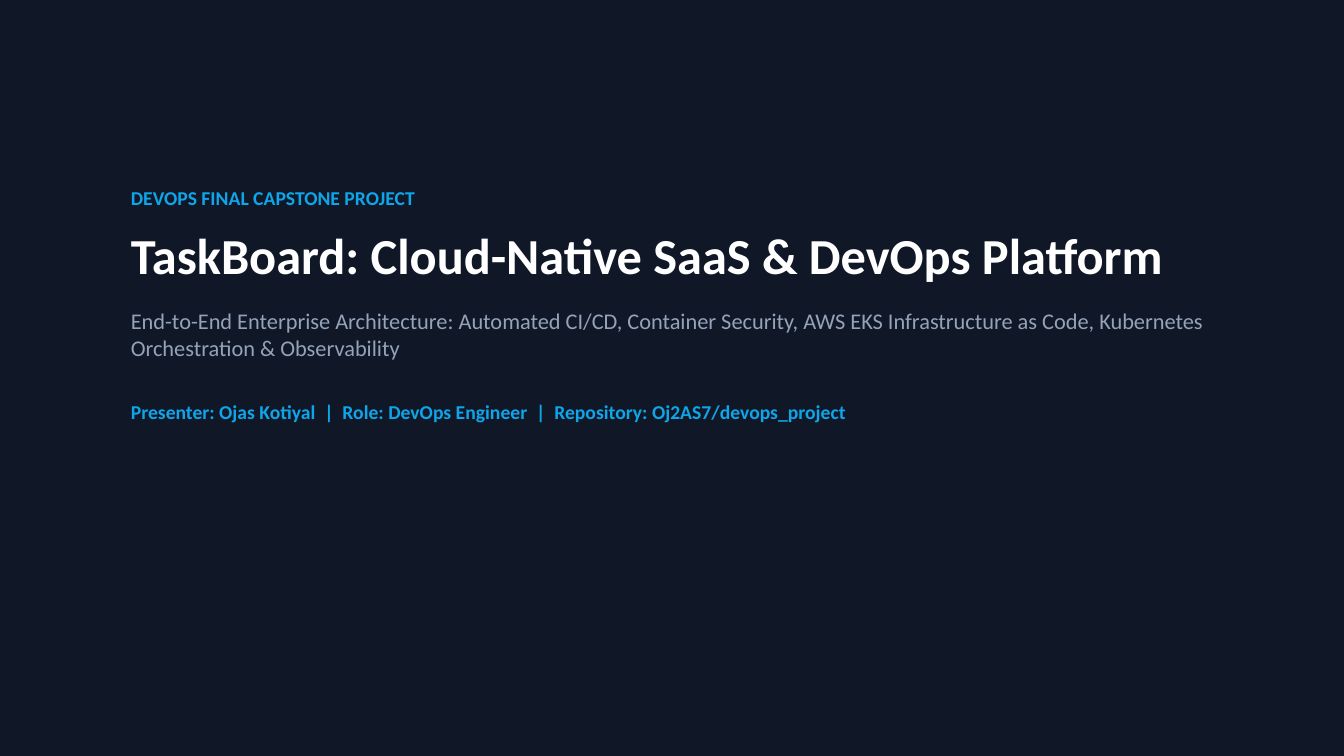
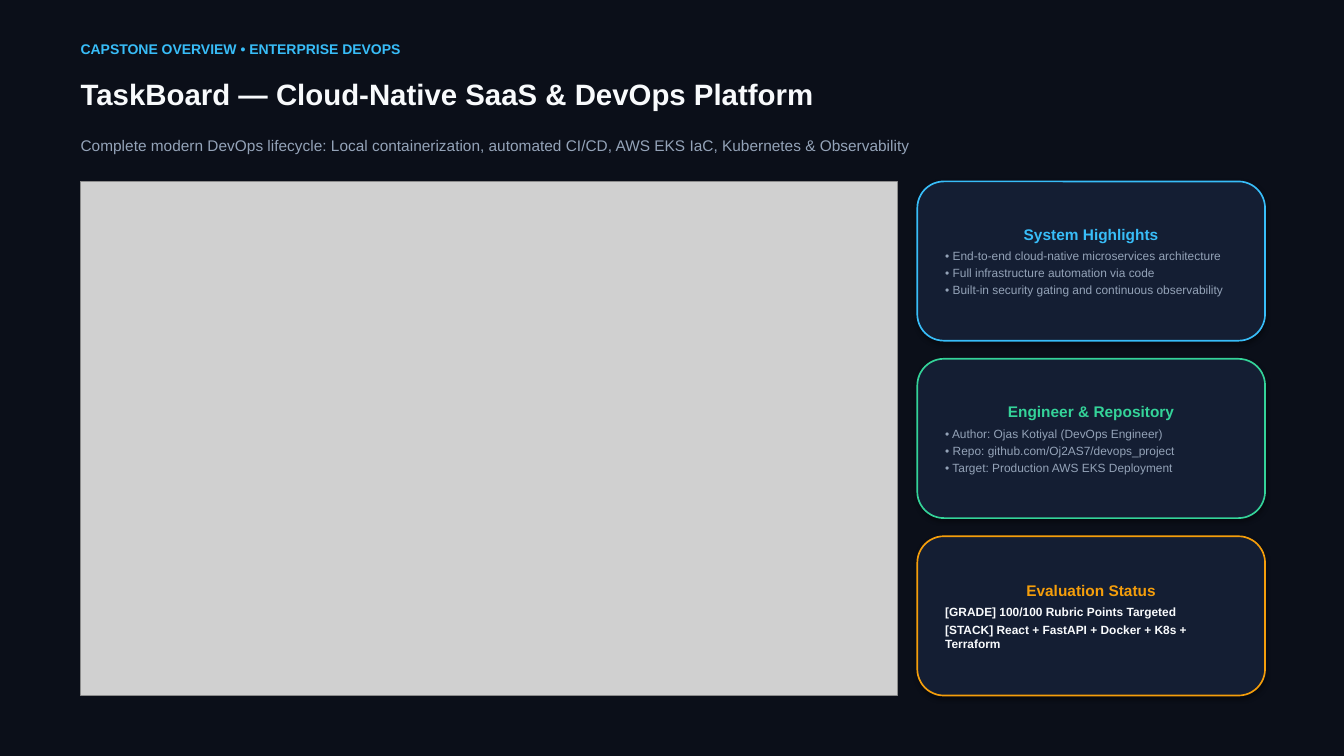
Before and after one commit to Oj2AS7/devops_project, a slide deck: slide 1 of demo/TaskBoard_DevOps_Presentation.pptx. Drawn at 1344x756 pixels with LibreOffice and Linux fonts; fonts in the diff are those of the drawing; grey boxes stand for pictures. Boxes give left, top, right and bottom in pixels: in the first picture for what was removed or moved away, otherwise in the second. Text is boxed around its words. In the diff, an @@ line names an element or a change of style, - is before the commit and + after.

```diff
--- a/demo/TaskBoard_DevOps_Presentation.pptx
+++ b/demo/TaskBoard_DevOps_Presentation.pptx
@@ rectangle at [0, 0, 1344, 756]: fill #101828 to #0B0F19; outline #101828 0.75 pt to none @@
@@ text added at [81, 44, 400, 54], 10 pt, text #38BDF8, bold @@
+CAPSTONE OVERVIEW • ENTERPRISE DEVOPS
@@ text added at [81, 83, 813, 110], 21 pt, text #F8FAFC, bold @@
+TaskBoard — Cloud-Native SaaS & DevOps Platform
@@ text added at [81, 140, 909, 154], 11 pt, text #94A3B8 @@
+Complete modern DevOps lifecycle: Local containerization, automated CI/CD, AWS EKS IaC, Kubernetes & Observability
@@ picture added at [81, 181, 897, 696] @@
@@ text removed at [131, 192, 1202, 423] @@
-DEVOPS FINAL CAPSTONE PROJECT
-TaskBoard: Cloud-Native SaaS & DevOps Platform
-End-to-End Enterprise Architecture: Automated CI/CD, Container Security, AWS EKS Infrastructure as Code, Kubernetes Orchestration & Observability
-Presenter: Ojas Kotiyal | Role: DevOps Engineer | Repository: Oj2AS7/devops_project
@@ rounded rectangle added at [918, 181, 1265, 341], fill #141E33, outline #38BDF8 1.2 pt, 8.5 pt, text #94A3B8 @@
+System Highlights
+• End-to-end cloud-native microservices architecture
+• Full infrastructure automation via code
+• Built-in security gating and continuous observability
@@ rounded rectangle added at [918, 359, 1265, 518], fill #141E33, outline #34D399 1.2 pt, 8.5 pt, text #94A3B8 @@
+Engineer & Repository
+• Author: Ojas Kotiyal (DevOps Engineer)
+• Repo: github.com/Oj2AS7/devops_project
+• Target: Production AWS EKS Deployment
@@ rounded rectangle added at [918, 536, 1265, 696], fill #141E33, outline #F59E0B 1.2 pt, 8.5 pt, text #F8FAFC, bold @@
+Evaluation Status
+[GRADE] 100/100 Rubric Points Targeted
+[STACK] React + FastAPI + Docker + K8s + Terraform
```
Also in this commit, not shown: 5 other slides changed, 4 slides added, 4 slides removed, 22 other files.
